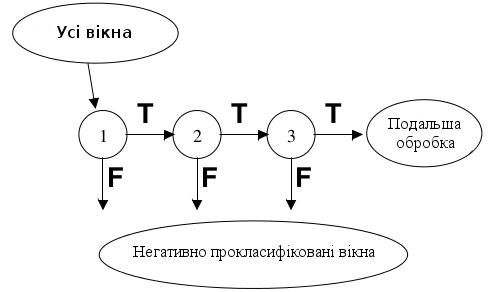
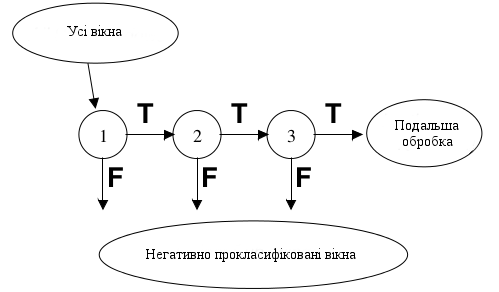
Two versions of the same layered image (w=499, h=292). Layer-by-layer changes:
painted on "Подальша ..." over [388, 118, 461, 152]
painted on "Негативно прокласифіковані ві..." over [133, 245, 375, 262]
painted on "Усі вікна" over [57, 25, 131, 38]
